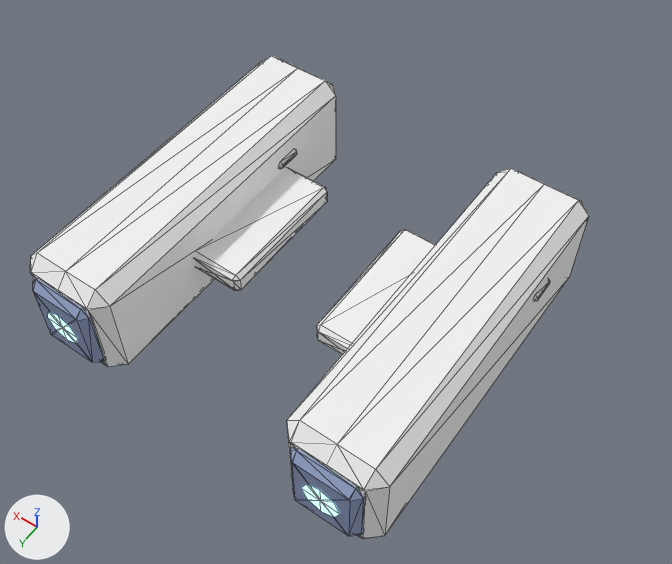
The OBJ model sdcard/apps/cosmozoom.app/models/engine_pods.obj as it was, and as the next commit left it.
Camera for both pictures: a camera (50 mm lens) standing at (-2.31, 2.18, 4.73) and looking at (-0.14, -0.85, -0.04). The lights are fixed; the arrows at lower left show +X, +Y and +Z. The picture after the commit comes second. Mesh edges are drawn as thin lines. Where no turn or scale is listed for an object, it has been applied to the vertices.

The older version as bpy lines, for what is in view:
```python
me_engine_pods = bpy.data.meshes.new('engine_pods')
me_engine_pods.from_pydata(...)  # 366 vertices, 672 faces; spans x -1.32..1.32, y -2.1..0.47, z -0.36..0.44
# faces by material slot: [16, 272, 128, 256]
me_engine_pods.materials.append(mat_cyan_glow)  # cyan #bbf9ff, glowing cyan #bbf9ff
me_engine_pods.materials.append(mat_paint1)  # white #f4f4f4
me_engine_pods.materials.append(mat_paint2)  # light grey #cbcbcb
me_engine_pods.materials.append(mat_slate)  # greyish blue #93a0c5
ob_engine_pods = bpy.data.objects.new('engine_pods', me_engine_pods)
ob_engine_pods.location = (0.0, 0.0, 0.0)
```
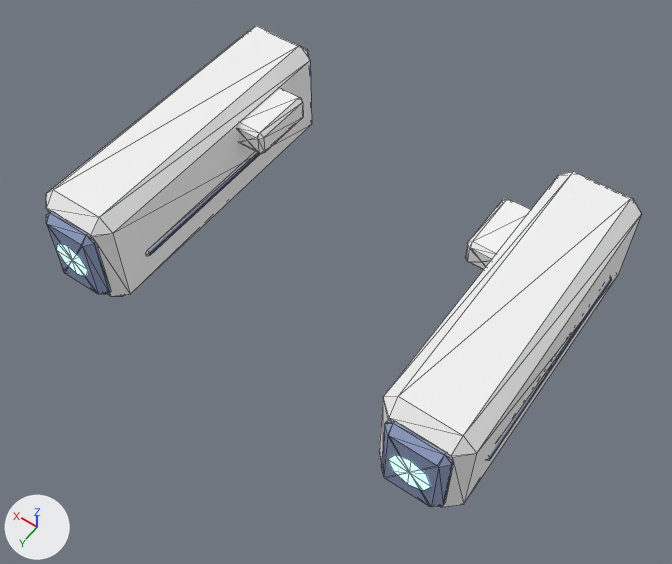
The change in detail:
me_engine_pods is used by ob_engine_pods; location (0.0, 0.0, 0.0).
me_engine_pods had 366 vertices, 672 faces and spanned x -1.32..1.32, y -2.1..0.47, z -0.36..0.44.
me_engine_pods now has 358 vertices, 656 faces and spans x -1.59..1.59, y -2.27..0.07, z -0.32..0.48.
me_engine_pods part 1: the loose piece of 34 vertices spanning x 0.74..1.22, y 0.34..0.46, z -0.24..0.32 is scaled about its middle by (0.857, 1, 1.08), then moved by (0.31, -0.4, 0.04).
me_engine_pods part 2: the loose piece of 9 vertices spanning x 0.85..1.11, y 0.47, z -0.09..0.17 is moved by (0.31, -0.4, 0.04).
me_engine_pods part 3: the loose piece of 34 vertices spanning x -1.22..-0.74, y 0.34..0.46, z -0.24..0.32 is scaled about its middle by (0.857, 1, 1.08), then moved by (-0.31, -0.4, 0.04).
me_engine_pods part 4: the loose piece of 9 vertices spanning x -1.11..-0.85, y 0.47, z -0.09..0.17 is moved by (-0.31, -0.4, 0.04).
me_engine_pods part 5: the loose piece of 38 vertices spanning x 0.65..1.31, y -2.05..0.4, z -0.36..0.44 is rebuilt with 34 vertices and now spans x 1.0..1.58, y -2.22..0.0, z -0.32..0.48.
me_engine_pods part 6: the loose piece of 38 vertices spanning x -1.31..-0.65, y -2.05..0.4, z -0.36..0.44 is rebuilt with 34 vertices and now spans x -1.58..-1.0, y -2.22..0.0, z -0.32..0.48.
me_engine_pods part 7: a new loose piece of 34 vertices spanning x 0.99..1.59, y -1.92..-0.3, z -0.06..0.0, in mat_slate (greyish blue #93a0c5).
me_engine_pods part 8: a new loose piece of 34 vertices spanning x 0.8..1.05, y -1.8..-1.3, z 0.18..0.38, in mat_paint1 (white #f4f4f4).
me_engine_pods part 9: a new loose piece of 34 vertices spanning x -1.59..-0.99, y -1.92..-0.3, z -0.06..0.0, in mat_slate (greyish blue #93a0c5).
me_engine_pods part 10: a new loose piece of 34 vertices spanning x -1.05..-0.8, y -1.8..-1.3, z 0.18..0.38, in mat_paint1 (white #f4f4f4).
me_engine_pods part 11: the loose piece of 34 vertices spanning x -1.32..-0.64, y -1.5..-1.3, z 0.14..0.21 is deleted.
me_engine_pods part 12: the loose piece of 34 vertices spanning x -0.7..-0.3, y -1.4..-0.4, z -0.04..0.12 is deleted.
me_engine_pods part 13: the loose piece of 34 vertices spanning x 0.64..1.32, y -1.5..-1.3, z 0.14..0.21 is deleted.
me_engine_pods part 14: the loose piece of 34 vertices spanning x 0.3..0.7, y -1.4..-0.4, z -0.04..0.12 is deleted.
Other edits to the shape of me_engine_pods do not show in these pictures.
me_engine_pods no longer uses material mat_paint2 (light grey #cbcbcb).

Boxes [x1, y1, x2, y2] around the edits, measured in the pictures (672 x 564 px; the box of a moved part takes in the faces that stretch with it):
'engine_pods', reshaped (6% wider)
    before: [30, 56, 589, 539]
    after: [46, 26, 641, 507]
part 1 of me_engine_pods, moved or reshaped
    before: [33, 279, 105, 362]
    after: [46, 212, 111, 294]
part 2 of me_engine_pods, moved or reshaped
    before: [48, 312, 78, 343]
    after: [57, 243, 88, 276]
part 3 of me_engine_pods, moved or reshaped
    before: [290, 449, 364, 536]
    after: [381, 421, 454, 507]
part 4 of me_engine_pods, moved or reshaped
    before: [301, 484, 340, 517]
    after: [388, 455, 431, 490]
part 5 of me_engine_pods, rebuilt (13% narrower, 13% shorter)
    before: [30, 56, 336, 367]
    after: [46, 26, 312, 296]
part 6 of me_engine_pods, rebuilt (13% narrower, 9% shorter)
    before: [287, 169, 589, 539]
    after: [379, 171, 641, 507]
part 7 of me_engine_pods, added (mostly hidden)
    after: [148, 153, 260, 256]
part 8 of me_engine_pods, added
    after: [238, 88, 303, 154]
part 9 of me_engine_pods, added (mostly hidden)
    after: [488, 278, 612, 460]
part 10 of me_engine_pods, added
    after: [465, 198, 531, 270]
part 11 of me_engine_pods, deleted (mostly hidden)
    before: [535, 280, 550, 301]
part 12 of me_engine_pods, deleted
    before: [317, 230, 436, 354]
part 13 of me_engine_pods, deleted
    before: [281, 150, 297, 169]
part 14 of me_engine_pods, deleted
    before: [195, 168, 327, 290]
